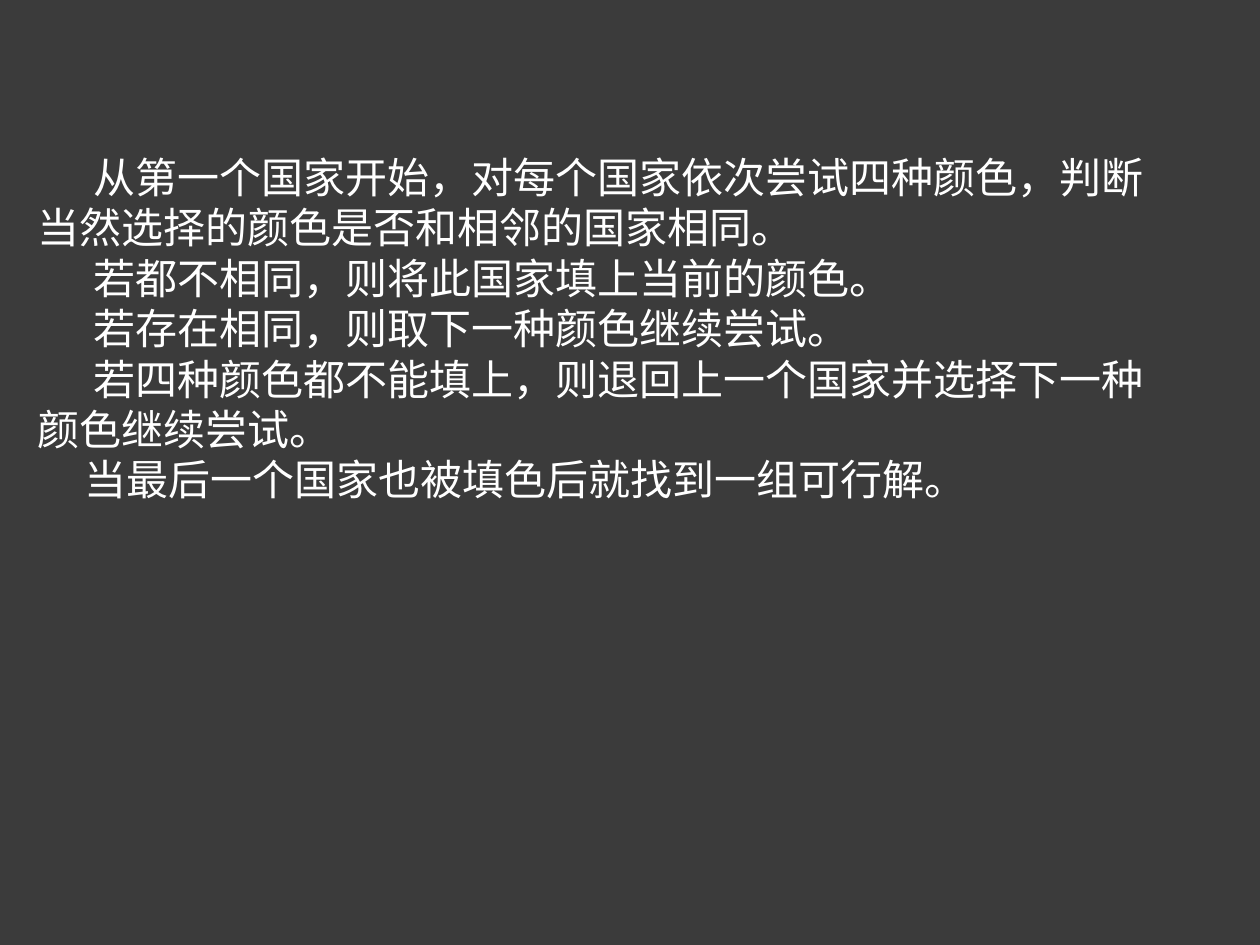
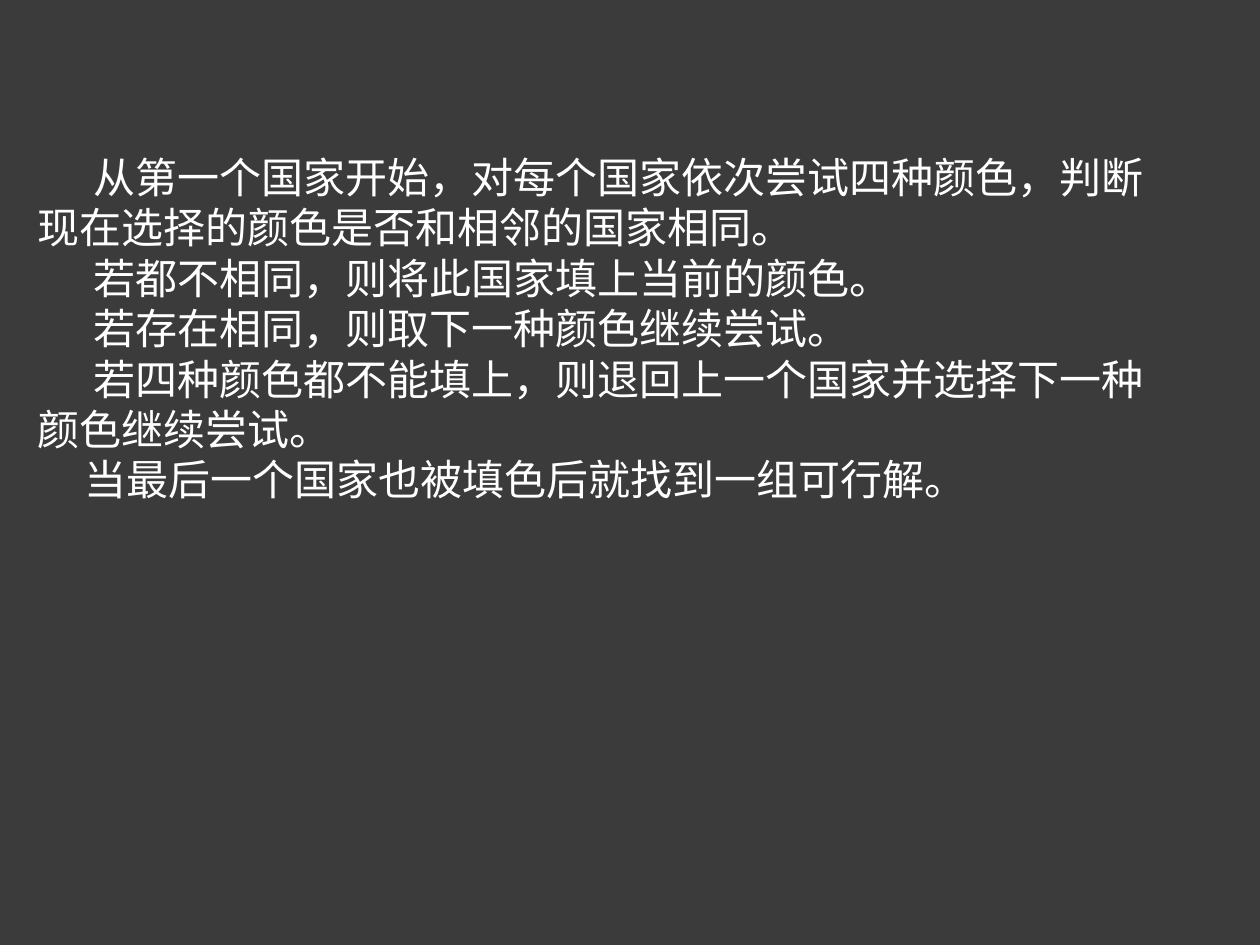
Before and after one commit to Adnios/Class, a slide deck: slide 18 of C++资料包/暴力枚举+搜索/搜索基础1_DFS.ppt. Drawn at 1260x945 pixels with LibreOffice and Linux fonts; fonts in the diff are those of the drawing. Boxes give left, top, right and bottom in pixels: in the first picture for what was removed or moved away, otherwise in the second. Text is boxed around its words. In the diff, an @@ line names an element or a change of style, - is before the commit and + after.

```diff
--- a/C++资料包/暴力枚举+搜索/搜索基础1_DFS.ppt
+++ b/C++资料包/暴力枚举+搜索/搜索基础1_DFS.ppt
@@ text at bbox=[37, 157, 1143, 247]: text changed @@
-从第一个国家开始，对每个国家依次尝试四种颜色，判断当然选择的颜色是否和相邻的国家相同。
+从第一个国家开始，对每个国家依次尝试四种颜色，判断现在选择的颜色是否和相邻的国家相同。
```
Also in this commit, not shown: 3 other slides changed, 1 slide added, 1 slide removed.
